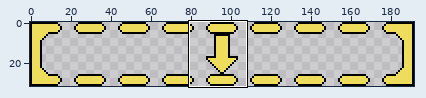
Two versions of one sprite sheet, PhaserGame/Assets/Sprites/new versions/newyellowMovingBlock-Off.png. Above: a wide view before the commit, with the close-up outlined.
Close-up. First the earlier version:
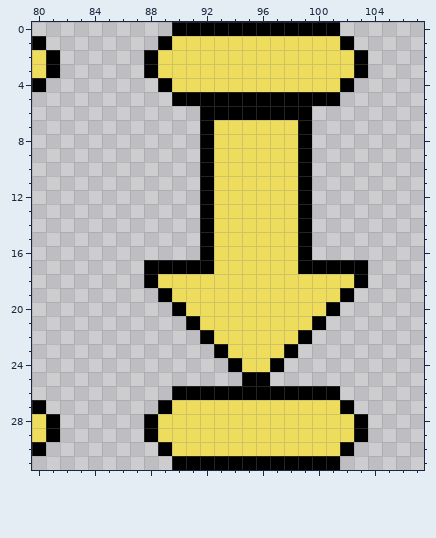
The file is 192x32 pixels. Shown: x 80..107, y 0..31.
New version:
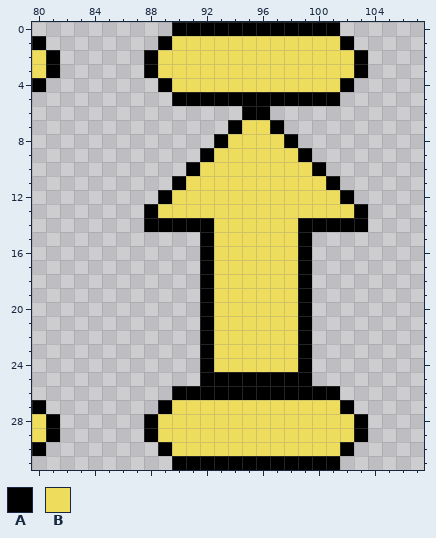
Palette (. is transparent): A #000000  B #eedd5d
Changes in this commit:
{"y":6,"x":92,"old":"AAA","new":"..."}
{"y":6,"x":97,"old":"AAA","new":"..."}
{"y":7,"x":92,"old":"ABB","new":"..A"}
{"y":7,"x":97,"old":"BBA","new":"A.."}
{"y":8,"x":92,"old":"AB","new":".A"}
{"y":8,"x":98,"old":"BA","new":"A."}
{"y":10,"x":91,"old":".A","new":"AB"}
{"y":10,"x":99,"old":"A.","new":"BA"}
{"y":11,"x":90,"old":"..A","new":"ABB"}
{"y":11,"x":99,"old":"A..","new":"BBA"}
{"y":12,"x":89,"old":"...A","new":"ABBB"}
{"y":12,"x":99,"old":"A...","new":"BBBA"}
{"y":13,"x":88,"old":"....A","new":"ABBBB"}
{"y":13,"x":99,"old":"A....","new":"BBBBA"}
{"y":14,"x":88,"old":"....","new":"AAAA"}
{"y":14,"x":100,"old":"....","new":"AAAA"}
{"y":17,"x":88,"old":"AAAA","new":"...."}
{"y":17,"x":100,"old":"AAAA","new":"...."}
{"y":18,"x":88,"old":"ABBBB","new":"....A"}
{"y":18,"x":99,"old":"BBBBA","new":"A...."}
{"y":19,"x":89,"old":"ABBB","new":"...A"}
{"y":19,"x":99,"old":"BBBA","new":"A..."}
{"y":20,"x":90,"old":"ABB","new":"..A"}
{"y":20,"x":99,"old":"BBA","new":"A.."}
{"y":21,"x":91,"old":"AB","new":".A"}
{"y":21,"x":99,"old":"BA","new":"A."}
{"y":23,"x":92,"old":".A","new":"AB"}
{"y":23,"x":98,"old":"A.","new":"BA"}
{"y":24,"x":92,"old":"..A","new":"ABB"}
{"y":24,"x":97,"old":"A..","new":"BBA"}
{"y":25,"x":92,"old":"...","new":"AAA"}
{"y":25,"x":97,"old":"...","new":"AAA"}
{"label":"changed","picture_box":[144,106,368,386]}
